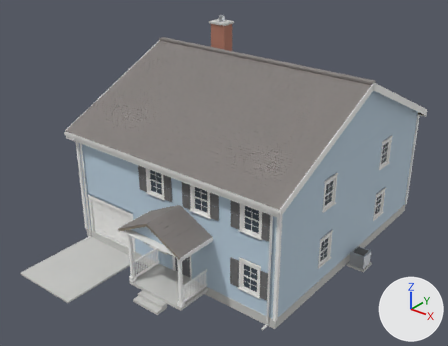
Renders of the FBX model Game/Assets/_Project/Art/Environment/Buildings/SM_House_2F_B.fbx from each side of a commit.
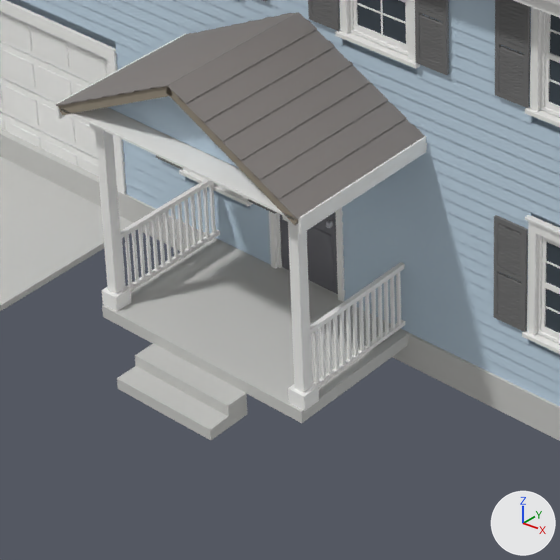
The first picture shows the older version from a 50 mm lens placed at (17.4, -24.2, 17.5), pointed at (0.2, -2.7, 4.2). The close-ups show the older and then the newer version on the part from 23% to 55% of the width and 58% to 100% of the height of that picture. Only the edits that show in the close-ups are written down. Lighting does not change. The marker at lower right points along +X, +Y and +Z. Objects named as collision shapes, trigger or cutter boxes, shadow casters or lower levels of detail are left out. Where no turn or scale is listed for an object, it has been applied to the vertices. Vertices at exactly the same position are counted once.

Objects in the first close-up: 'SM_House_2F_B_LOD0'.
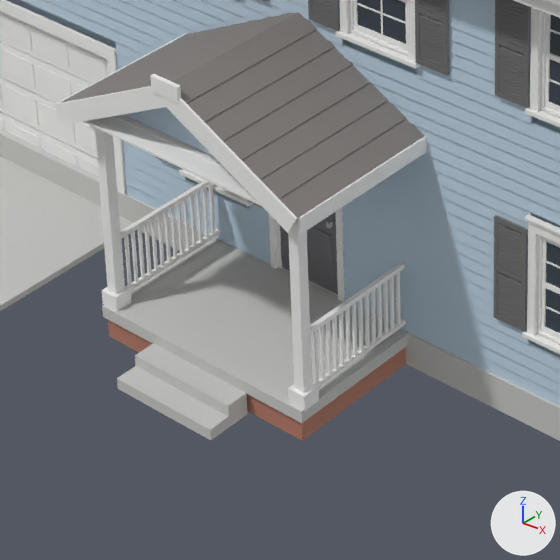
What differs and where, as boxes (x1, y1, x2, y2) in the close-ups (560 x 560 px; the box of a moved part takes in the faces that stretch with it):
part 1 of me_sm_house_2f_b_lod0, added (mostly hidden): after (108, 320, 406, 441)
part 2 of me_sm_house_2f_b_lod0, added: after (160, 96, 297, 233)
part 3 of me_sm_house_2f_b_lod0, added: after (151, 74, 181, 103)
part 4 of me_sm_house_2f_b_lod0, moved or reshaped: before (121, 13, 401, 440); after (54, 13, 401, 440)
part 5 of me_sm_house_2f_b_lod0, recoloured: before (58, 86, 298, 225); after (294, 219, 298, 225)

Diff of the bpy script that builds the scene:
```diff
--- a/Game/Assets/_Project/Art/Environment/Buildings/SM_House_2F_B.fbx.py
+++ b/Game/Assets/_Project/Art/Environment/Buildings/SM_House_2F_B.fbx.py
@@ me_sm_house_2f_b_lod0 @@
 # used by ob_sm_house_2f_b_lod0; location = (0.0, 0.0, 0.0)
-me_sm_house_2f_b_lod0.from_pydata(...)  # 9948 vertices, 8470 faces; spans x -6.3..7.0, y -10.9..7.1, z 0.0..10.6
+me_sm_house_2f_b_lod0.from_pydata(...)  # 10010 vertices, 8518 faces; spans x -6.4..7.0, y -10.9..7.1, z 0.0..10.6
+# me_sm_house_2f_b_lod0 part 1: a new loose piece, a box spanning x -0.79..2.33, y -8.36..-6.5, z 0.0..0.29, in mat_m_brick_red (brown #b57c69)
+# me_sm_house_2f_b_lod0 part 2: the loose piece of 8 vertices spanning x 1.7..2.1, y -8.6..-6.2, z 3.5..3.7 is copied, and the copy is scaled about its middle by (5.14, -0.0126, 5.45), then moved by (-0.3, -1.2, 0.0), in mat_m_trim_white (white #f3f3f1); it spans x 0.7..2.6, y -8.7..-8.6, z 3.0..4.2
+# me_sm_house_2f_b_lod0 part 3: a new loose piece, a box spanning x 0.568..0.968, y -8.67..-8.618, z 4.05..4.25, in mat_m_trim_white (white #f3f3f1)
+# me_sm_house_2f_b_lod0 part 4
+# 10 vertices are removed from x -0.8..2.3, y -8.7..-7.0, z 0.0..1.3
+# 188 faces are deleted
+# 8 vertices in x -0.8..2.3, y -7.3, z 0.6..1.3 move by (0.0, 0.2, 0.0)
+# 8 vertices in x -0.8..2.4, y -6.3, z 3.0..3.2 move by (0.0, -0.1, 0.0)
+# 32 vertices move within x -0.8..2.3, y -7.3..-7.1, z 0.6..1.3
+# 24 vertices are added at x -1.1..2.3, y -8.7..-6.2, z 0.6..4.2
+# 4 new faces join them, mat_m_concrete_grey (light grey #c8c8c5)
+# 192 new faces join them, mat_m_trim_white (white #f3f3f1)
+# 4 new faces join them, mat_m_roof_shingle (grey #86817e)
+# me_sm_house_2f_b_lod0 part 5: 36 faces spanning x -6.3..6.3, y -8.6..7.0, z 3.1..9.2 switch from mat_m_roof_deck (brown #958b7c) to mat_m_soffit_white (white #f1f1ef)
+# other edits to the shape of me_sm_house_2f_b_lod0 do not show in these pictures
 me_sm_house_2f_b_lod0.materials.append(mat_m_board_blue)
```
